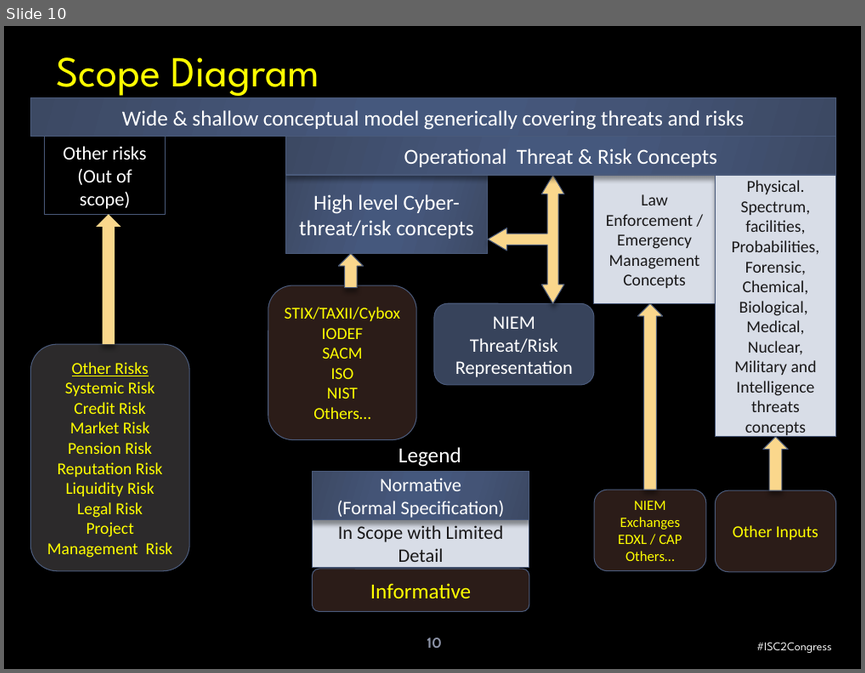
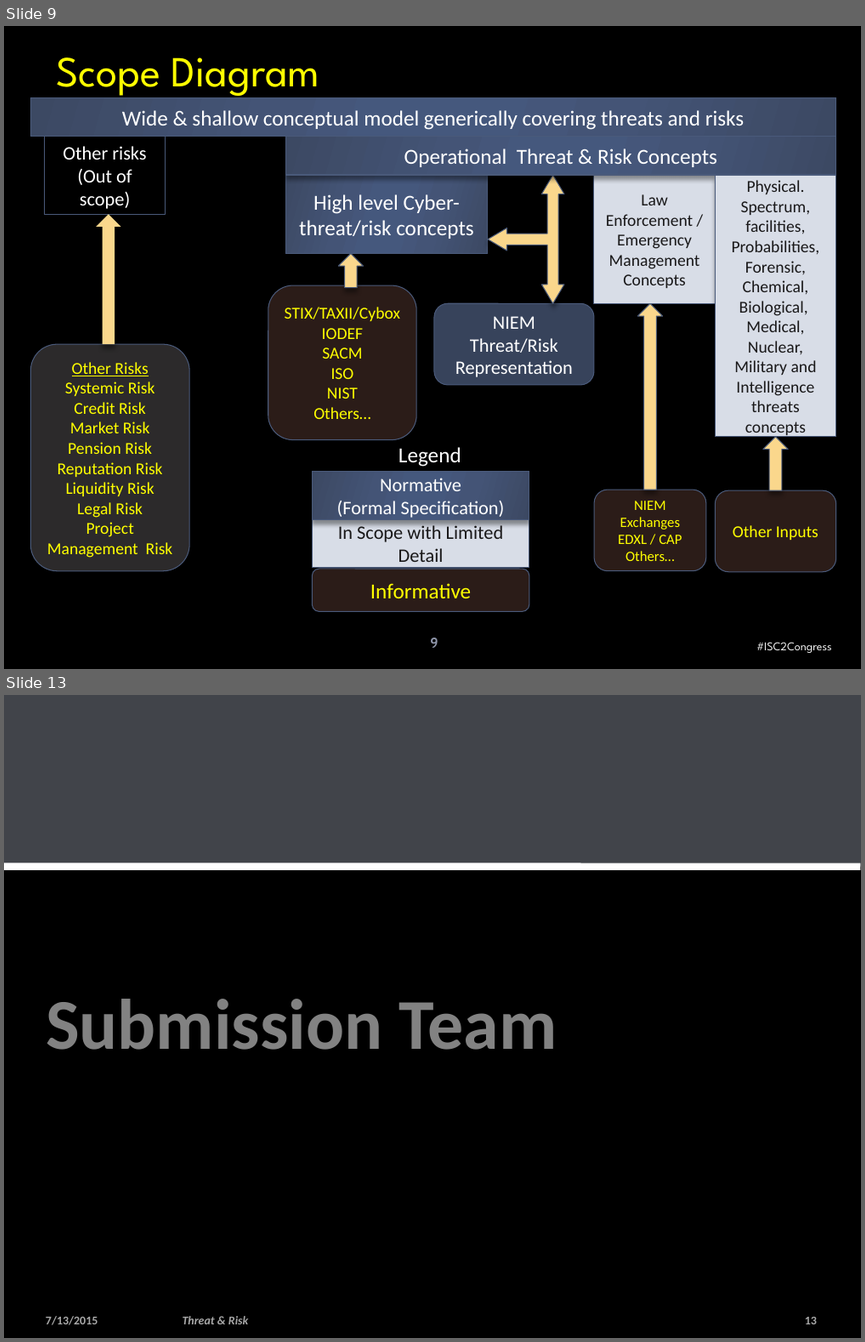
Before and after one commit to omg-threat-modeling/phase1, a slide deck: Team/Threat-risk -enguagement.pptx. Shown one above the other, each under a label of ours: slide 10 before the commit, slides 9 and 13 after it; the slides between them are not shown. The pictures are 865x673 and 865x1342 pixels, drawn with LibreOffice and Linux fonts; fonts in the diff are those of the drawing; background and template pictures are left out. Boxes give left, top, right and bottom in pixels: in the first picture for what was removed or moved away, otherwise in the second. Text is boxed around its words. In the diff, an @@ line names an element or a change of style, - is before the commit and + after.

```diff
--- a/Team/Threat-risk -enguagement.pptx
+++ b/Team/Threat-risk -enguagement.pptx
@@ slide 13 added at (4, 695, 861, 1338), background picture (left out) @@
@@ rectangle added at (4, 695, 861, 1338), fill #000000 at 50% opacity @@
@@ rectangle added at (4, 695, 861, 867), fill #838995 at 50% opacity @@
@@ line added from (4, 867) to (861, 867), #FFFFFF 6 pt @@
@@ title added at (46, 998, 556, 1049), 60 pt, text gradient #FFFFFF, bold @@
+Submission Team
@@ text added at (46, 1315, 98, 1325), 10 pt, text #FFFFFF at 65% opacity, bold @@
+7/13/2015
@@ text added at (182, 1315, 248, 1324), 10 pt, text #FFFFFF at 65% opacity, bold, italic @@
+Threat & Risk
@@ page number added at (805, 1316, 817, 1324), 10 pt, text #FFFFFF at 65% opacity, bold @@
+13
@@ what was slide 10 is now slide 9 @@
@@ page number at (430, 637, 438, 647): text changed @@
-10
+9
```
Also in this commit, not shown: 49 slides changed, 25 other slides added, 8 slides removed, 2 other files.
